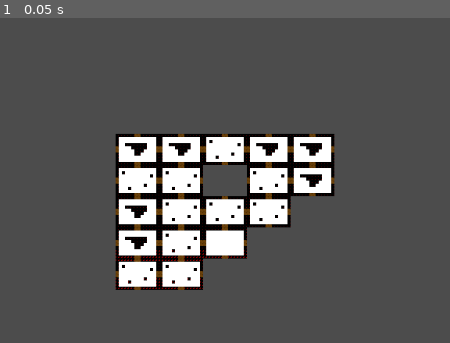
Above: before the commit, frame 1.
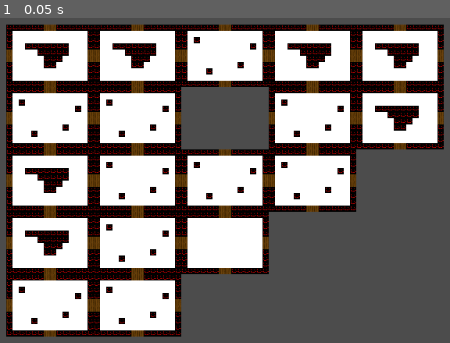
Above: after the commit, the same moment.

Repository: ayylol/kingaroo
Game: Godot game, scene res://MainGame.tscn
Same seed, same stepped clock (60 frames per second), same inputs: the game is played once before the commit and once after it.
Inputs:
- Up to frame 1 (0.05 s): no input

The runs differ from the first frame. In frame 1, 63% of the frame differs, in the area x 1-99%, y 1-99%.

Commit message:
Adding some textures

Diff:
--- a/MainGame.tscn
+++ b/MainGame.tscn
@@ -3,6 +3,10 @@
 [ext_resource path="res://world/Level.tscn" type="PackedScene" id=1]
 
 [node name="Node2D" type="Node2D"]
+__meta__ = {
+"_edit_horizontal_guides_": [  ],
+"_edit_vertical_guides_": [  ]
+}
 
 [node name="Node2D" parent="." instance=ExtResource( 1 )]
 
@@ -10,4 +14,4 @@
 position = Vector2( 1.52588e-05, 1.52588e-05 )
 scale = Vector2( 1.13963, 1.31989 )
 current = true
-zoom = Vector2( 4, 4 )
+zoom = Vector2( 2, 2 )
Binary file added: assets/grass.png
Not shown, added: assets/grass.png.import
Binary file added: assets/rock.png
Not shown, added: assets/rock.png.import
Not shown, added: assets/fence.piskel
